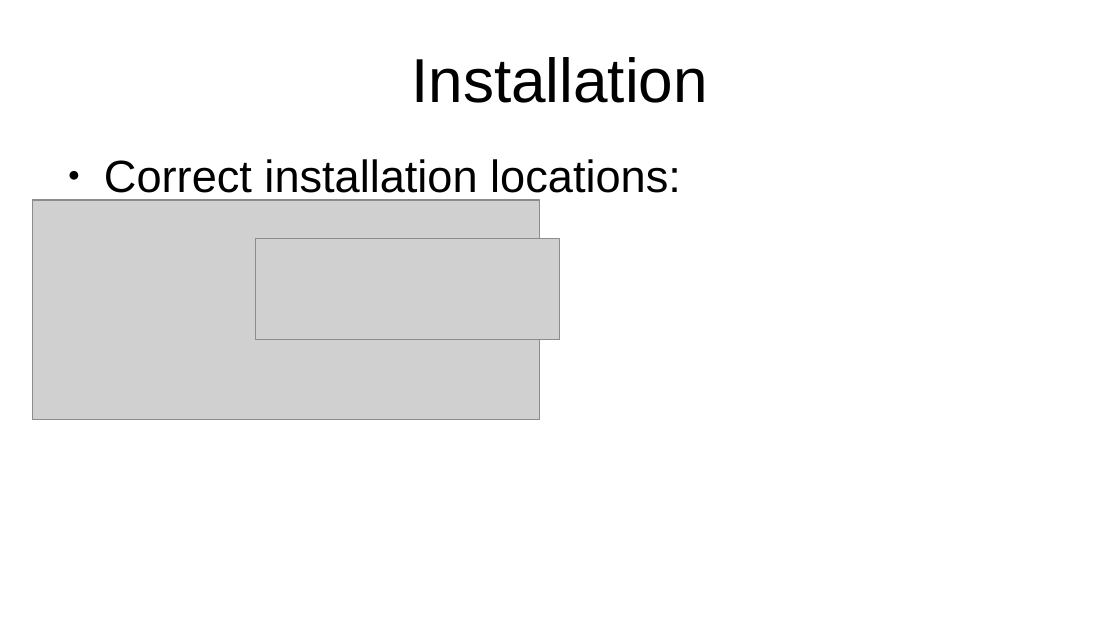
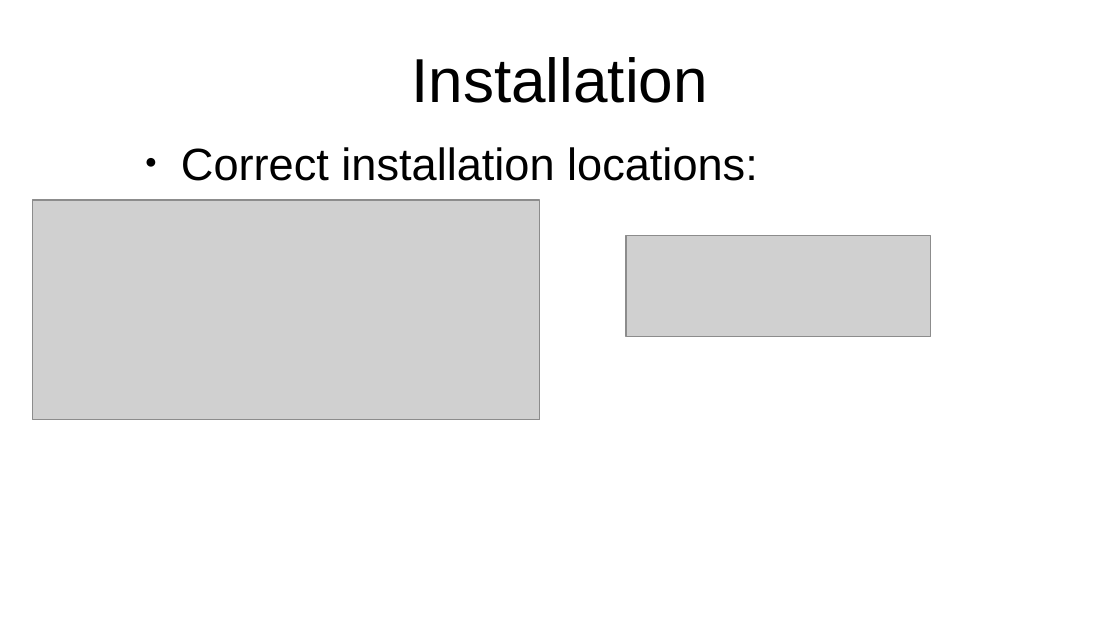
Before and after one commit to seventeenmagpie/skope-mrshim, a slide deck: slide 6 of shimmer/docs/user_guide_with_images.odp. Drawn at 1120x630 pixels with LibreOffice and Linux fonts; fonts in the diff are those of the drawing; grey boxes stand for pictures. Boxes give left, top, right and bottom in pixels: in the first picture for what was removed or moved away, otherwise in the second. Text is boxed around its words. In the diff, an @@ line names an element or a change of style, - is before the commit and + after.

```diff
--- a/shimmer/docs/user_guide_with_images.odp
+++ b/shimmer/docs/user_guide_with_images.odp
@@ text "Correct installation locations:" rewrapped from (104, 159, 681, 201) to (181, 147, 758, 181) @@
@@ picture: place and size @@
-picture at (256, 239, 561, 340)
+picture at (626, 236, 931, 337)
```
Also in this commit, not shown: 6 other slides changed, 1 slide added, 6 other files.
